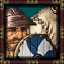
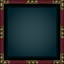
Comparing the layer stacks of the two 64x64 images. Changes:
hid group "Academics" (8 layers) over (0, 0, 64, 64)
hid group "Burghers" (8 layers) over (0, 0, 64, 64)
painted on "Guard" over (0, 6, 58, 64)
hid "Soldier" over (16, 1, 64, 64)
painted on "Background" over (0, 0, 64, 64)
